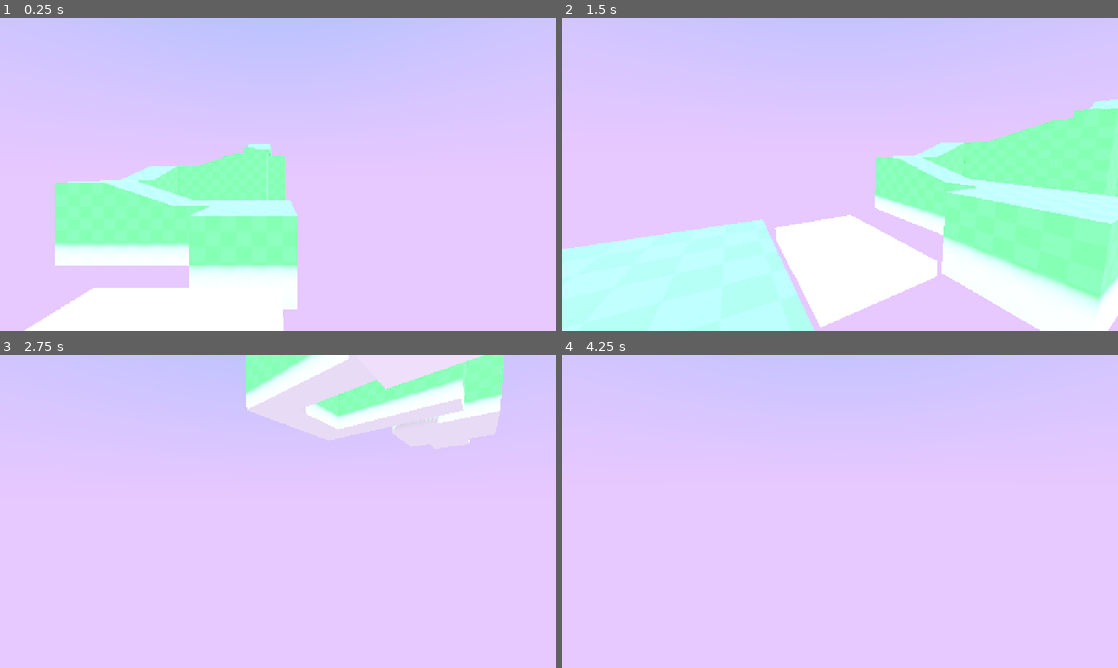
Above: before the commit, frames 1-4 (two rows, left to right).
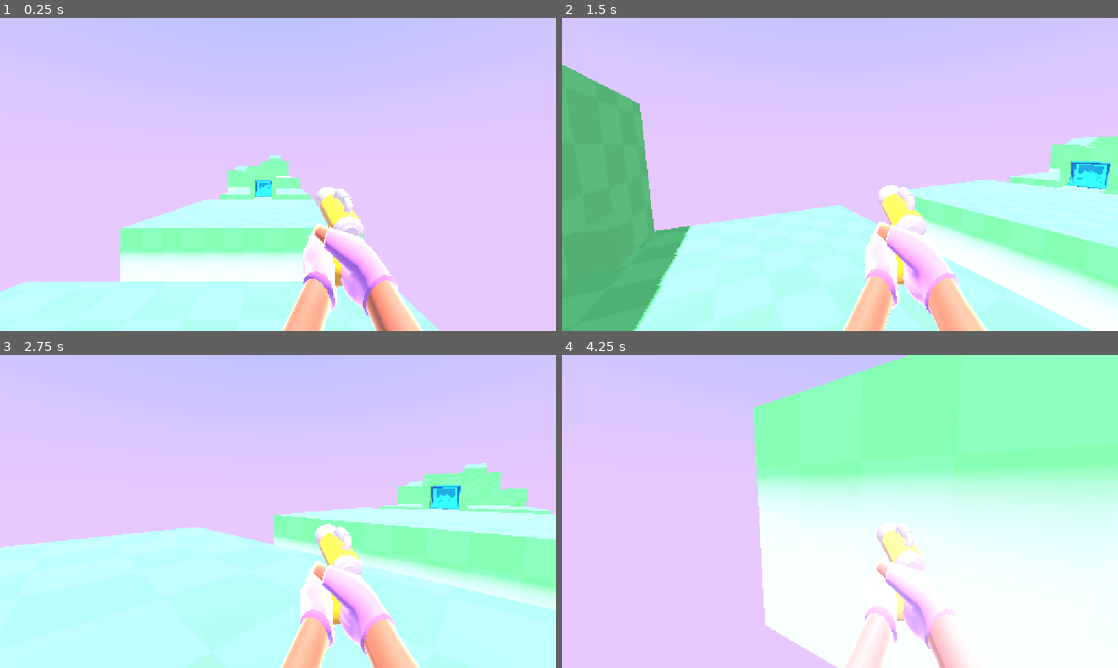
Above: after the commit, the same moments.

Repository: iguessfive/learn-3d-gamedev-from-zero-with-godot-4
Game: Godot game, scene res://game.tscn
Same seed, same stepped clock (60 frames per second), same inputs: the game is played once before the commit and once after it.
Inputs (mouse positions are in pixels of both pictures, inside the frame that each line leads up to):
- Up to frame 1 (0.25 s): no input
- Up to frame 2 (1.5 s): tap Enter at 0.5 s; move the mouse to (962, 158) at 0.52 s; hold D (move_right) 0.53-1.28 s; hold E (interact) 0.53-1.28 s; click (962, 158) at 0.67 s; tap Space (jump) at 0.77 s; tap Shift (sprint) at 0.8, 1.35 s; move the mouse to (812, 174) at 1.27 s; hold W (move_up) from 1.28 s (still down)
- Up to frame 3 (2.75 s): keep holding W (move_up); tap Space (jump) at 1.52 s; tap E (interact) at 1.55 s; move the mouse to (289, 505) at 2.02 s; hold C (crouching) from 2.03 s (still down); tap Shift (sprint) at 2.3 s
- Up to frame 4 (4.25 s): keep holding W (move_up); move the mouse to (834, 517) at 2.77 s; release C (crouching) at 2.78 s; tap E (interact) at 2.85 s; click (834, 517) at 2.92 s; tap Space (jump) at 3.02, 3.77 s; move the mouse to (878, 514) at 3.52 s; hold Shift (sprint) from 3.53 s (still down)

The runs differ from the first frame. In frame 1, 25% of the frame differs, in the area x 0-79%, y 40-100%; in frame 2, 37%; in frame 3, 57%; in frame 4, 61%, in the area x 34-100%, y 0-100%.

Commit message:
Completed M5 L9 & L10
Added a lever to move platform and simple visual for player arms and weapon.

Diff:
--- a/M05.turn_on_lights_workbook/game.tscn
+++ b/M05.turn_on_lights_workbook/game.tscn
@@ -6,6 +6,7 @@
 [ext_resource type="PackedScene" uid="uid://c4kf142bermlc" path="res://lesson/door_3d.tscn" id="4_fc0e3"]
 [ext_resource type="PackedScene" uid="uid://b63il77rly414" path="res://lesson/light_bulb_3d.tscn" id="5_7jktm"]
 [ext_resource type="PackedScene" uid="uid://2et2a0eovqlo" path="res://lesson/moving_platform_3d.tscn" id="6_ryrav"]
+[ext_resource type="PackedScene" uid="uid://bf2nhgfq712ur" path="res://interactables/lever/lever_3d.tscn" id="7_eow3j"]
 
 [sub_resource type="Curve" id="Curve_dm5j7"]
 _data = [Vector2(0, 0), 0.0, 0.0, 0, 0, Vector2(0.5, 1), 2.0, 0.0, 1, 0]
@@ -53,7 +54,7 @@
 unique_name_in_owner = true
 
 [node name="Player" parent="." instance=ExtResource("3_feb5d")]
-transform = Transform3D(1, 0, 0, 0, 1, 0, 0, 0, 1, 4.70921, 3.81057, -78.1695)
+transform = Transform3D(1, 0, 0, 0, 1, 0, 0, 0, 1, 1.72142, 1.81417, -30.2637)
 
 [node name="Door3D" parent="." instance=ExtResource("4_fc0e3")]
 transform = Transform3D(1, 0, 0, 0, 1, 0, 0, 0, 1, 0, 1, -55.065)
@@ -64,6 +65,10 @@
 [node name="Marker3D" type="Marker3D" parent="."]
 transform = Transform3D(1, 0, 0, 0, 1, 0, 0, 0, 1, 3.00128, 2.1634, -89.5324)
 
-[node name="MovingPlatform3D" parent="." node_paths=PackedStringArray("end_marker") instance=ExtResource("6_ryrav")]
+[node name="MovingPlatform3D" parent="." node_paths=PackedStringArray("end_marker", "linked_lever") instance=ExtResource("6_ryrav")]
 transform = Transform3D(1, 0, 0, 0, 1, 0, 0, 0, 1, 2.79315, 2.04118, -81.0162)
 end_marker = NodePath("../Marker3D")
+linked_lever = NodePath("../Lever3D")
+
+[node name="Lever3D" parent="." instance=ExtResource("7_eow3j")]
+transform = Transform3D(1, 0, 0, 0, 1, 0, 0, 0, 1, 0.359088, 2, -76.6669)
--- /dev/null
+++ b/M05.turn_on_lights_workbook/interactables/lever/lever_3d.gd
@@ -0,0 +1,41 @@
+@tool
+class_name Lever3D extends Interactable3D
+
+signal switched(is_active: bool)
+
+@export var is_active: bool = false: set = set_is_active
+
+@export_group("Appearance")
+@export var color_active := Color("ffcb2e")
+@export var color_inactive := Color("cfddff")
+
+var _tween_lever: Tween = null
+
+@onready var _lever_handle: MeshInstance3D = $Lever3D/LeverHandle
+@onready var _handle_tip_material: StandardMaterial3D = _lever_handle.get_surface_override_material(1)
+
+func _ready() -> void:
+	interact_with.connect(func():
+		set_is_active(not is_active)
+	)
+	set_is_active(is_active)
+
+func set_is_active(new_value: bool) -> void:
+	if is_active != new_value:
+		switched.emit(new_value)
+
+	is_active = new_value
+
+	if not is_inside_tree():
+		return
+
+	if _tween_lever != null:
+		_tween_lever.kill()
+
+	_tween_lever = create_tween()
+	_tween_lever.set_trans(Tween.TRANS_QUART).set_ease(Tween.EASE_IN_OUT)
+	var target_angle := -1.0 * PI / 3 if is_active else PI / 3.0
+	_tween_lever.tween_property(_lever_handle, "rotation:z", target_angle, 0.5)
+
+	var color: Color = color_active if is_active else color_inactive
+	_tween_lever.parallel().tween_property(_handle_tip_material, "albedo_color", color, 0.2)
--- /dev/null
+++ b/M05.turn_on_lights_workbook/interactables/lever/lever_3d.tscn
@@ -0,0 +1,38 @@
+[gd_scene load_steps=6 format=3 uid="uid://bf2nhgfq712ur"]
+
+[ext_resource type="Script" uid="uid://cu8mp2sbsqfwg" path="res://interactables/lever/lever_3d.gd" id="1_fwhj5"]
+[ext_resource type="PackedScene" uid="uid://b3122fl2rw71t" path="res://interactables/lever/lever_model.tscn" id="2_flu6w"]
+
+[sub_resource type="StandardMaterial3D" id="StandardMaterial3D_flu6w"]
+resource_local_to_scene = true
+albedo_color = Color(0.811765, 0.866667, 1, 1)
+
+[sub_resource type="SphereShape3D" id="SphereShape3D_fhqce"]
+radius = 0.512625
+
+[sub_resource type="SphereShape3D" id="SphereShape3D_flu6w"]
+radius = 0.37215
+
+[node name="Lever3D" type="Area3D" node_paths=PackedStringArray("mesh_instances")]
+monitoring = false
+script = ExtResource("1_fwhj5")
+mesh_instances = [NodePath("Lever3D/LeverBody"), NodePath("Lever3D/LeverHandle")]
+
+[node name="Lever3D" parent="." instance=ExtResource("2_flu6w")]
+unique_name_in_owner = true
+
+[node name="LeverHandle" parent="Lever3D" index="1"]
+transform = Transform3D(0.5, -0.866025, 0, 0.866025, 0.5, 0, 0, 0, 1, 0, 0.1, 0)
+surface_material_override/1 = SubResource("StandardMaterial3D_flu6w")
+
+[node name="CollisionShape3D" type="CollisionShape3D" parent="."]
+transform = Transform3D(1, 0, 0, 0, 1, 0, 0, 0, 1, 0, 0.24615, 0)
+shape = SubResource("SphereShape3D_fhqce")
+
+[node name="StaticBody3D" type="StaticBody3D" parent="."]
+
+[node name="CollisionShape3D" type="CollisionShape3D" parent="StaticBody3D"]
+transform = Transform3D(1, 0, 0, 0, 1, 0, 0, 0, 1, 0, 0.319538, 0.000544548)
+shape = SubResource("SphereShape3D_flu6w")
+
+[editable path="Lever3D"]
--- a/M05.turn_on_lights_workbook/lesson/Player.tscn
+++ b/M05.turn_on_lights_workbook/lesson/Player.tscn
@@ -1,7 +1,9 @@
-[gd_scene load_steps=5 format=3 uid="uid://y8sti7ev7rh5"]
+[gd_scene load_steps=7 format=3 uid="uid://y8sti7ev7rh5"]
 
 [ext_resource type="Script" uid="uid://c2dxojvc634a" path="res://lesson/player_fps_controller.gd" id="1_e7csy"]
 [ext_resource type="Script" uid="uid://0gsnk2gsb0kj" path="res://lesson/interaction_ray_cast_3d.gd" id="2_qu0iu"]
+[ext_resource type="PackedScene" uid="uid://boxjhr6k6w7bg" path="res://player/fps_arms_model.tscn" id="3_h7u18"]
+[ext_resource type="PackedScene" uid="uid://cl2ytb52ylubc" path="res://player/weapon/small_laser_pistol.glb" id="4_uukcu"]
 
 [sub_resource type="CylinderShape3D" id="CylinderShape3D_dgs58"]
 height = 1.6
@@ -33,5 +35,20 @@
 
 [node name="InteractionRayCast3D" type="RayCast3D" parent="Neck/Camera3D"]
 transform = Transform3D(1, 0, 0, 0, 1, 0, 0, 0, 1, 0, -0.0214607, 0)
+visible = false
 target_position = Vector3(0, 0, -4)
 script = ExtResource("2_qu0iu")
+
+[node name="FPSArmsModel" parent="Neck/Camera3D" instance=ExtResource("3_h7u18")]
+unique_name_in_owner = true
+transform = Transform3D(0.5, 0, 0, 0, 0.499552, 0.0211645, 0, -0.0211645, 0.499552, -0.02608, -0.106081, 0.0878426)
+
+[node name="BoneAttachment3D" type="BoneAttachment3D" parent="Neck/Camera3D/FPSArmsModel/Rig/Skeleton3D" index="1"]
+transform = Transform3D(0.99077, -0.059863, -0.121621, 0.129513, 0.153155, 0.979679, -0.0400196, -0.986388, 0.159494, 0.195015, 0.0553696, -0.473238)
+bone_name = "DEF-hand.R"
+bone_idx = 30
+
+[node name="small_laser_pistol" parent="Neck/Camera3D/FPSArmsModel/Rig/Skeleton3D/BoneAttachment3D" instance=ExtResource("4_uukcu")]
+transform = Transform3D(-0.970821, 0.231196, 0.0636876, 0.0250963, -0.166171, 0.985778, 0.238491, 0.958612, 0.15552, -0.0121184, 0.132803, 0.0415633)
+
+[editable path="Neck/Camera3D/FPSArmsModel"]
--- a/M05.turn_on_lights_workbook/lesson/door_3d.gd
+++ b/M05.turn_on_lights_workbook/lesson/door_3d.gd
@@ -12,14 +12,16 @@
 @onready var _door_top: MeshInstance3D = $Door/DoorTop
 
 # update interact function from parent
-func interact() -> void:
-	super()
-	set_is_active(not is_active)
+func _ready() -> void:
+	interact_with.connect(func():
+		set_is_active(not is_active)
+	)
+	set_is_active(is_active)
 
 # a setter for bool to update value
 func set_is_active(new_value: bool) -> void:
 	is_active = new_value
-	_static_body_collision_shape_3d.disabled = is_active
+	_static_body_collision_shape_3d.disabled = is_active # using the inactive in bool varibles, no need for conditional
 
 	# animation for opening and closing door
 	# store values for top and bottom value open and closed use ternary expression to choose between values
--- a/M05.turn_on_lights_workbook/lesson/light_bulb_3d.gd
+++ b/M05.turn_on_lights_workbook/lesson/light_bulb_3d.gd
@@ -7,9 +7,11 @@
 
 @onready var _bulb: MeshInstance3D = $lightbulb/Bulb
 
-func interact() -> void:
-	super()
-	is_active = not is_active
+func _ready() -> void:
+	interact_with.connect(func():
+		set_is_active(not is_active)
+	)
+	set_is_active(is_active)
 
 func set_is_active(new_value) -> void:
 	is_active = new_value
@@ -25,8 +27,3 @@
 	_tween_bulb.set_trans(Tween.TRANS_SINE)
 
 	_tween_bulb.tween_property(_bulb.material_override, "emission_energy_multiplier", brightness_level, 1.0)
-
-
-func _unhandled_input(event: InputEvent) -> void:
-	if event.is_action_pressed("interact"):
-		set_is_active(not is_active)
--- a/M05.turn_on_lights_workbook/lesson/light_bulb_3d.tscn
+++ b/M05.turn_on_lights_workbook/lesson/light_bulb_3d.tscn
@@ -23,8 +23,9 @@
 radius = 0.627252
 height = 1.48565
 
-[node name="LightBulb3D" type="Area3D"]
+[node name="LightBulb3D" type="Area3D" node_paths=PackedStringArray("mesh_instances")]
 script = ExtResource("1_dvfg1")
+mesh_instances = [NodePath("lightbulb/Bulb"), NodePath("lightbulb/BulbBase")]
 
 [node name="lightbulb" parent="." instance=ExtResource("1_tf2ix")]
 
--- a/M05.turn_on_lights_workbook/lesson/moving_platform_3d.gd
+++ b/M05.turn_on_lights_workbook/lesson/moving_platform_3d.gd
@@ -2,37 +2,69 @@
 class_name MovingPlatform3D extends Node3D
 
 @export var end_marker: Marker3D = null
+@export var linked_lever: Lever3D = null: set = set_linked_lever
 @export var is_active: bool = false: set = set_is_active
 
 @export_group("Animation")
 @export var pause_duration := 1.5
 @export var move_duration := 2.0
 
-@onready var _start_position := global_position
-@onready var _platform: AnimatableBody3D = %AnimatableBody3D
+@export_group("Appearance")
+@export var color_active := Color("ffcb2e")
+@export var color_inactive := Color("f6a6ff")
 
 var _tween: Tween = null
 
+@onready var _start_position := global_position
+@onready var _platform: AnimatableBody3D = %AnimatableBody3D
+@onready var _csg_box_3d: CSGBox3D = %CSGBox3D
+
 func _ready() -> void:
 	set_is_active(is_active)
+	set_linked_lever(linked_lever)
 
-	if not Engine.is_editor_hint() and is_active:
-		_moving_platform_animation()
+func set_linked_lever(new_lever: Lever3D) -> void:
+	if linked_lever != null and linked_lever.switched.is_connected(set_is_active):
+		linked_lever.switched.disconnect(set_is_active)
+
+	linked_lever = new_lever
+	if not is_inside_tree():
+		return
+
+	if linked_lever != null:
+		linked_lever.switched.connect(func(is_lever_active: bool):
+			set_is_active(is_lever_active)
+		)
 
 func set_is_active(new_value: bool) -> void:
 	is_active = new_value
 
-	if _tween != null:
+	var tween_color = create_tween()
+	var color: Color = color_active if is_active else color_inactive
+	tween_color.tween_property(_csg_box_3d.material_override, "albedo_color", color, 0.2)
+
+
+	if _tween != null and _tween.is_valid():
 		_tween.kill()
+	_tween = create_tween()
 
 	if not is_inside_tree() and end_marker == null:
 		return
 
 	if not is_active:
+		# false, so platform stops
+		_tween.set_trans(Tween.TRANS_BOUNCE).set_ease(Tween.EASE_OUT)
+		_tween.tween_property(_platform, "global_position", _start_position, move_duration)
 		return
 
-	if Engine.is_editor_hint():
-		_moving_platform_animation()
+	_tween.set_loops()
+	_tween.tween_property(
+		_platform, "global_position", end_marker.global_position, move_duration
+	).set_delay(pause_duration)
+	_tween.tween_property(
+		_platform, "global_position", _start_position, move_duration
+	).set_delay(pause_duration)
+
 
 func _get_configuration_warnings() -> PackedStringArray:
 	var warnings := []
@@ -42,13 +74,3 @@
 			"It should be a node that extends Marker3D. Assign in the Inspector."
 		)
 	return warnings
-
-func _moving_platform_animation() -> void:
-		_tween = create_tween()
-		_tween.set_loops()
-		_tween.tween_property(
-			_platform, "global_position", end_marker.global_position, move_duration
-		).set_delay(pause_duration)
-		_tween.tween_property(
-			_platform, "global_position", _start_position, move_duration
-		).set_delay(pause_duration)
--- a/M05.turn_on_lights_workbook/lesson/moving_platform_3d.tscn
+++ b/M05.turn_on_lights_workbook/lesson/moving_platform_3d.tscn
@@ -8,11 +8,13 @@
 
 [node name="MovingPlatform3D" type="Node3D"]
 script = ExtResource("1_2o5ck")
+color_inactive = Color(0.811765, 0.866667, 1, 1)
 
 [node name="AnimatableBody3D" type="AnimatableBody3D" parent="."]
 unique_name_in_owner = true
 
 [node name="CSGBox3D" type="CSGBox3D" parent="AnimatableBody3D"]
+unique_name_in_owner = true
 material_override = ExtResource("1_410ih")
 ignore_occlusion_culling = true
 size = Vector3(4, 0.4, 3)
--- a/M05.turn_on_lights_workbook/lesson/player_fps_controller.gd
+++ b/M05.turn_on_lights_workbook/lesson/player_fps_controller.gd
@@ -25,6 +25,10 @@
 @onready var _crounch_ceiling_cast: ShapeCast3D = %CrounchCeilingCast
 
 @onready var _collision_shape_start_height: float = _collision_shape_3d.shape.height # = height of the initial player collision
+@onready var _animation_player: AnimationPlayer = %FPSArmsModel.get_node("AnimationPlayer")
+
+func _ready() -> void:
+	_animation_player.playback_default_blend_time = 0.2
 
 func _process(delta: float) -> void:
 	var joystick_look_vector = Input.get_vector("ui_left", "ui_right", "ui_up", "ui_down")
@@ -70,6 +74,15 @@
 
 	if is_on_floor() and Input.is_action_just_pressed("jump"):
 		velocity.y  = jump_velocity
+
+	#region Animation
+	if is_on_floor() and player_wants_to_move:
+		_animation_player.play("Walk")
+		_animation_player.speed_scale = 0.5 + velocity.length() / max_speed_sprint
+	else:
+		_animation_player.play("Idle")
+		_animation_player.speed_scale = 1.0
+	#endregion
 
 	var was_in_air := not is_on_floor()
 	var fall_speed := absf(velocity.y)
--- a/M05.turn_on_lights_workbook/player/fps_arms_model.tscn
+++ b/M05.turn_on_lights_workbook/player/fps_arms_model.tscn
@@ -182,89 +182,26 @@
 [node name="FPSArmsModel" instance=ExtResource("1_533wy")]
 
 [node name="Skeleton3D" parent="Rig" index="0"]
-bones/0/position = Vector3(-0.0183, -1.42372e-08, -0.0213051)
-bones/0/rotation = Quaternion(-0.661946, 0.248866, 0.249225, 0.66165)
 bones/0/scale = Vector3(1, 1, 1)
-bones/1/rotation = Quaternion(-0.234677, 0.0978972, -0.577311, 0.775922)
-bones/2/position = Vector3(-3.47127e-08, 0.141354, 1.96108e-08)
-bones/2/rotation = Quaternion(-8.64463e-08, 0.0623223, -4.32984e-08, 0.998056)
-bones/3/position = Vector3(6.19782e-10, 0.141354, -3.91737e-08)
-bones/3/rotation = Quaternion(0.641527, 0.0623214, -0.0524164, 0.762766)
 bones/3/scale = Vector3(1, 1, 1)
-bones/4/position = Vector3(-2.45562e-08, 0.12685, -3.96483e-08)
-bones/4/rotation = Quaternion(7.76326e-08, 0.0236172, -1.19499e-07, 0.999721)
-bones/5/position = Vector3(4.25357e-08, 0.12685, -2.67894e-08)
-bones/5/rotation = Quaternion(-0.511242, 0.0237122, 0.276551, 0.813381)
 bones/6/rotation = Quaternion(0.0936214, -0.733952, -0.0921817, 0.666373)
 bones/6/scale = Vector3(1, 1, 1)
-bones/7/rotation = Quaternion(-0.0839062, 0.888096, -0.449798, 0.0439069)
 bones/7/scale = Vector3(1, 0.999999, 1)
-bones/8/rotation = Quaternion(0.397635, 0.000146954, -5.63316e-05, 0.917544)
-bones/9/rotation = Quaternion(0.375243, 3.78581e-05, -1.31823e-05, 0.926926)
-bones/10/position = Vector3(0.01439, -0.00357625, -0.0135603)
-bones/10/rotation = Quaternion(-0.139973, -0.54521, -0.118745, 0.817957)
-bones/11/rotation = Quaternion(0.0937204, -0.250601, 0.0123768, 0.963464)
-bones/12/rotation = Quaternion(0.0997759, -0.000421264, 0.0276207, 0.994626)
 bones/12/scale = Vector3(1, 1, 1)
-bones/13/position = Vector3(-0.00563691, 0.0451983, 0.00454247)
-bones/13/rotation = Quaternion(0.0418848, -0.780771, -0.0649834, 0.620016)
-bones/14/rotation = Quaternion(-0.0672799, 0.888939, -0.451692, 0.0351384)
 bones/14/scale = Vector3(1, 1, 1)
-bones/15/rotation = Quaternion(0.394889, -4.33231e-05, 1.79409e-05, 0.918729)
-bones/16/rotation = Quaternion(0.374041, 3.31631e-05, -9.19149e-06, 0.927412)
-bones/17/position = Vector3(-0.00141763, 0.0440981, -0.0103898)
-bones/17/rotation = Quaternion(-0.0418557, -0.822686, -0.0350407, 0.565869)
-bones/18/rotation = Quaternion(-0.0189242, 0.89225, -0.451038, 0.00982145)
 bones/18/scale = Vector3(1, 1, 1)
-bones/19/rotation = Quaternion(0.398304, -3.56248e-05, 1.53108e-05, 0.917254)
-bones/20/rotation = Quaternion(0.368216, 3.09739e-08, -3.18255e-06, 0.92974)
 bones/20/scale = Vector3(1, 1, 1)
-bones/21/position = Vector3(0.00274836, 0.0409248, -0.0247464)
-bones/21/rotation = Quaternion(-0.134076, -0.856519, -0.0323353, 0.497347)
-bones/22/rotation = Quaternion(0.00793484, 0.900306, -0.435173, -0.00318698)
-bones/23/rotation = Quaternion(0.415172, 1.42807e-05, 1.45817e-05, 0.909743)
-bones/24/rotation = Quaternion(0.380799, -1.40593e-05, -4.07798e-05, 0.924658)
-bones/25/position = Vector3(0.0183, -1.423e-08, -0.0213051)
-bones/25/rotation = Quaternion(0.435107, 0.557185, 0.557644, -0.43504)
 bones/25/scale = Vector3(1, 1, 1)
-bones/26/rotation = Quaternion(-0.0380515, -0.1275, 0.779403, 0.612231)
 bones/26/scale = Vector3(1, 1, 1)
-bones/27/position = Vector3(6.20481e-08, 0.142949, -1.48907e-09)
-bones/27/rotation = Quaternion(-3.99442e-08, -0.0172196, -6.66941e-08, 0.999852)
-bones/28/position = Vector3(5.38936e-09, 0.142949, 5.79166e-09)
-bones/28/rotation = Quaternion(0.401604, -0.0172189, 0.00755282, 0.91562)
-bones/29/position = Vector3(-4.84307e-09, 0.12855, 4.87564e-08)
-bones/29/rotation = Quaternion(-9.55236e-08, 0.0101233, -7.71096e-08, 0.999949)
-bones/30/position = Vector3(2.43187e-08, 0.128551, -6.03921e-09)
-bones/30/rotation = Quaternion(-0.207548, 0.0100198, -0.000987885, 0.978173)
 bones/31/rotation = Quaternion(0.0936214, 0.733952, 0.0921817, 0.666373)
-bones/32/rotation = Quaternion(0.192702, 0.969139, 0.153396, 0.0102851)
 bones/32/scale = Vector3(1, 0.999999, 1)
-bones/33/rotation = Quaternion(0.338653, 0.0181856, 0.00830718, 0.940699)
-bones/34/rotation = Quaternion(0.225527, -3.87858e-05, 5.01812e-06, 0.974237)
-bones/35/rotation = Quaternion(-0.447658, 0.410037, -0.0435462, 0.793458)
-bones/36/position = Vector3(-4.47946e-09, 0.0537963, 9.06394e-09)
-bones/36/rotation = Quaternion(0.361443, -0.193265, -0.0213292, 0.911895)
-bones/37/rotation = Quaternion(0.289866, -0.207372, -0.0563737, 0.932629)
 bones/37/scale = Vector3(1, 1, 1)
-bones/38/rotation = Quaternion(0.0446329, 0.763719, 0.0569792, 0.641479)
 bones/38/scale = Vector3(1, 1, 1)
-bones/39/rotation = Quaternion(0.220934, 0.87782, -0.423335, -0.0375124)
 bones/39/scale = Vector3(1, 1, 1)
-bones/40/rotation = Quaternion(0.514706, 0.0151034, -0.00906872, 0.857186)
-bones/41/rotation = Quaternion(0.495293, -3.15405e-05, 1.41348e-05, 0.868726)
-bones/42/rotation = Quaternion(-0.0284181, 0.790236, 0.00954638, 0.612069)
-bones/43/rotation = Quaternion(0.148678, 0.909064, -0.389024, -0.0125769)
 bones/43/scale = Vector3(1, 1, 1)
-bones/44/rotation = Quaternion(0.517282, 0.0440979, -0.0267029, 0.854261)
-bones/45/rotation = Quaternion(0.489834, -2.66519e-08, 4.91185e-06, 0.871816)
 bones/45/scale = Vector3(1, 1, 1)
-bones/46/rotation = Quaternion(-0.096976, 0.812381, -0.0192364, 0.574685)
 bones/46/scale = Vector3(1, 1, 1)
-bones/47/rotation = Quaternion(0.0366118, 0.845073, -0.533392, 0.00188082)
 bones/47/scale = Vector3(1, 1, 1)
-bones/48/rotation = Quaternion(0.337235, 0.18763, -0.0688008, 0.919964)
-bones/49/rotation = Quaternion(0.308765, 1.08224e-05, 4.26173e-05, 0.951138)
 
 [node name="arms" parent="Rig/Skeleton3D" index="0"]
 mesh = SubResource("ArrayMesh_c0b1v")
Not shown: 1 places in M05.turn_on_lights_workbook/game.tscn that only renumber resources
Not shown, added: M05.turn_on_lights_workbook/interactables/lever/lever_3d.gd.uid
Not shown: 1 places in M05.turn_on_lights_workbook/player/materials/arms_mat.tres that only renumber resources
